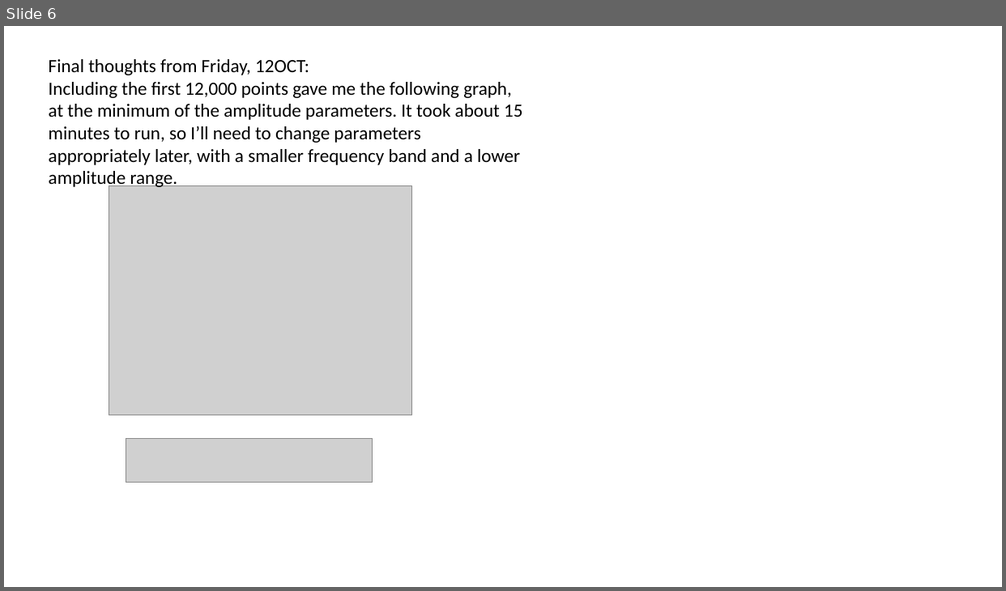
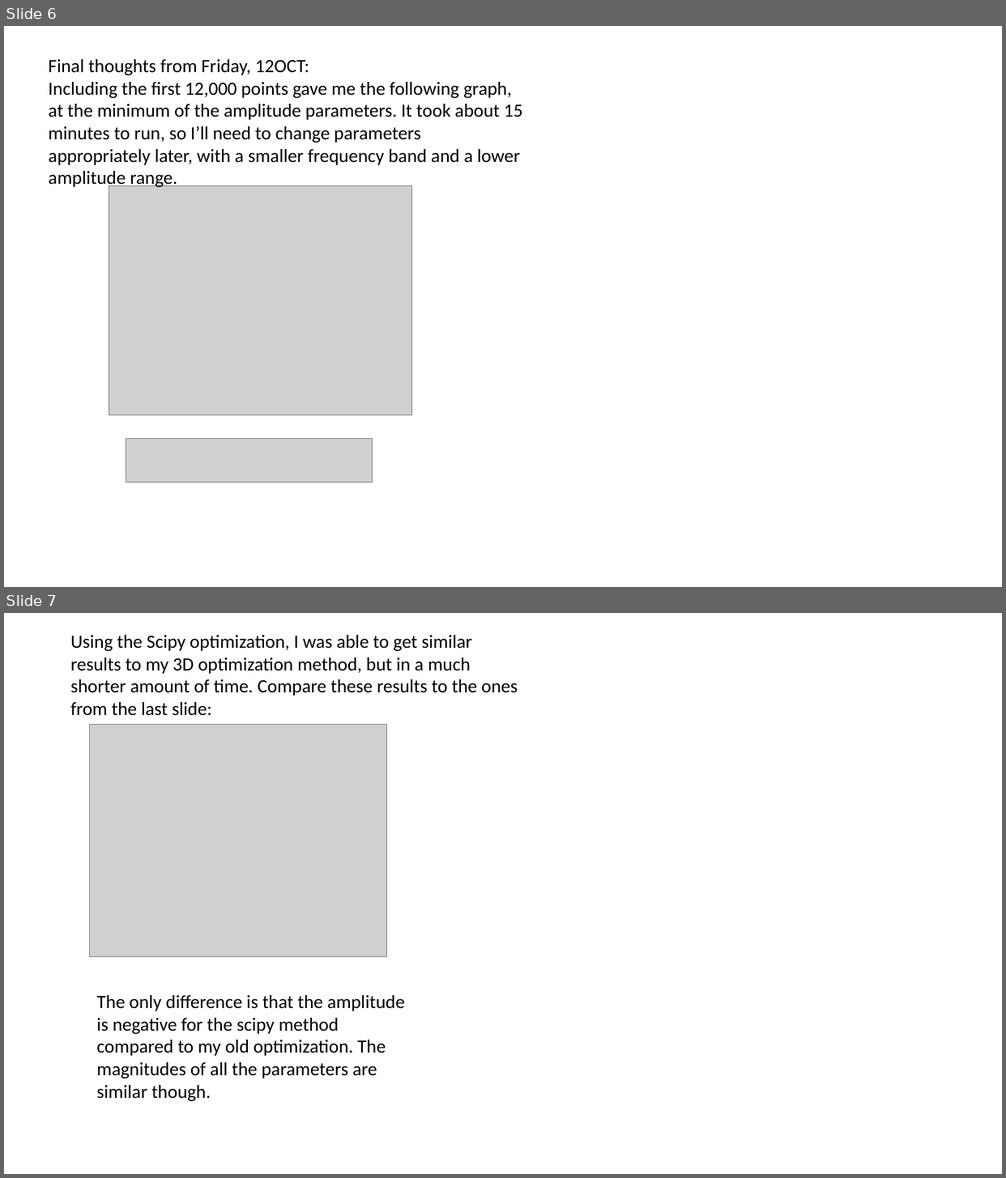
Before and after one commit to garretts-hub/GST_Work, a slide deck: Slightly Positive MLE Results.pptx. Shown one above the other, each under a label of ours: slide 6 before the commit, slides 6 and 7 after it. The pictures are 1006x591 and 1006x1178 pixels, drawn with LibreOffice and Linux fonts; fonts in the diff are those of the drawing; grey boxes stand for pictures. Boxes give left, top, right and bottom in pixels: in the first picture for what was removed or moved away, otherwise in the second. Text is boxed around its words. In the diff, an @@ line names an element or a change of style, - is before the commit and + after.

```diff
--- a/Slightly Positive MLE Results.pptx
+++ b/Slightly Positive MLE Results.pptx
@@ slide 7 added at (x1=4, y1=613, x2=1002, y2=1174), background #FFFFFF @@
@@ text added at (x1=70, y1=635, x2=518, y2=715), 18 pt, text #000000 @@
+Using the Scipy optimization, I was able to get similar results to my 3D optimization method, but in a much shorter amount of time. Compare these results to the ones from the last slide:
@@ picture added at (x1=89, y1=725, x2=386, y2=957) @@
@@ text added at (x1=97, y1=995, x2=405, y2=1101), 18 pt, text #000000 @@
+The only difference is that the amplitude is negative for the scipy method compared to my old optimization. The magnitudes of all the parameters are similar though.
```
Also in this commit, not shown: 4 other files.
